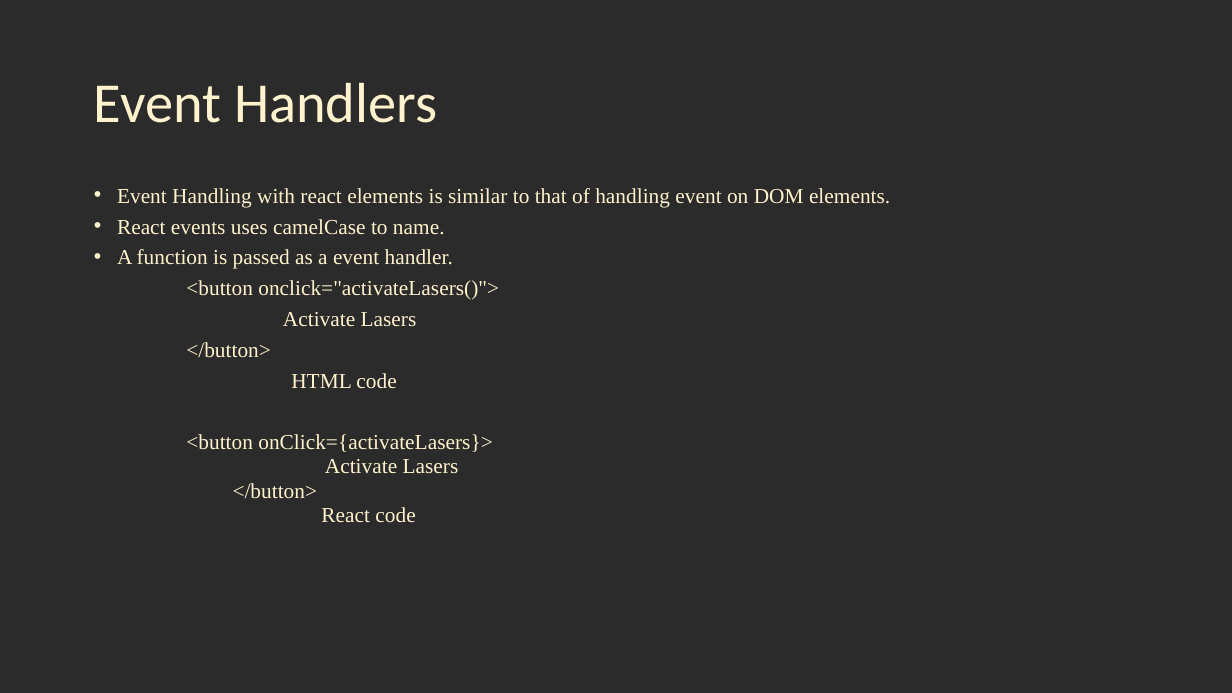
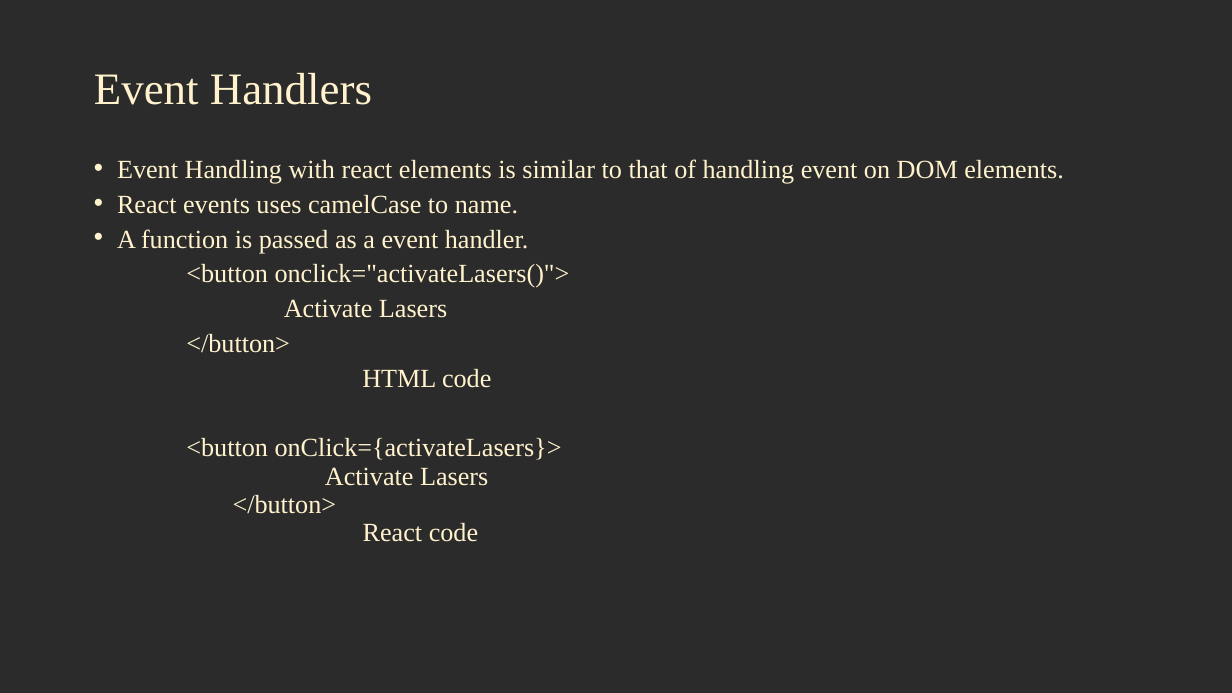
Before and after one commit to jscodebit/react_project, a slide deck: slide 10 of React Workshop.pptx. Drawn at 1232x693 pixels with LibreOffice and Linux fonts; fonts in the diff are those of the drawing; background and template pictures are left out; a plain dark background stands for a picture behind light text. Boxes give left, top, right and bottom in pixels: in the first picture for what was removed or moved away, otherwise in the second. Text is boxed around its words. In the diff, an @@ line names an element or a change of style, - is before the commit and + after.

Commit message:
ppt

```diff
--- a/React Workshop.pptx
+++ b/React Workshop.pptx
@@ title "Event Handlers" at [94, 73, 372, 105]: size 44 to 35 pt, font Calibri to Times New Roman @@
@@ text "Event Handling with react elements ...": place and size @@
-text "Event Handling with react elements ..." at [117, 188, 890, 522]
+text "Event Handling with react elements ..." at [117, 159, 1064, 542]
@@ text "Event Handling with react elements ..." at [117, 159, 1064, 542]: size 16.6 to 20.4 pt @@
```
Also in this commit, not shown: 7 other slides changed.
